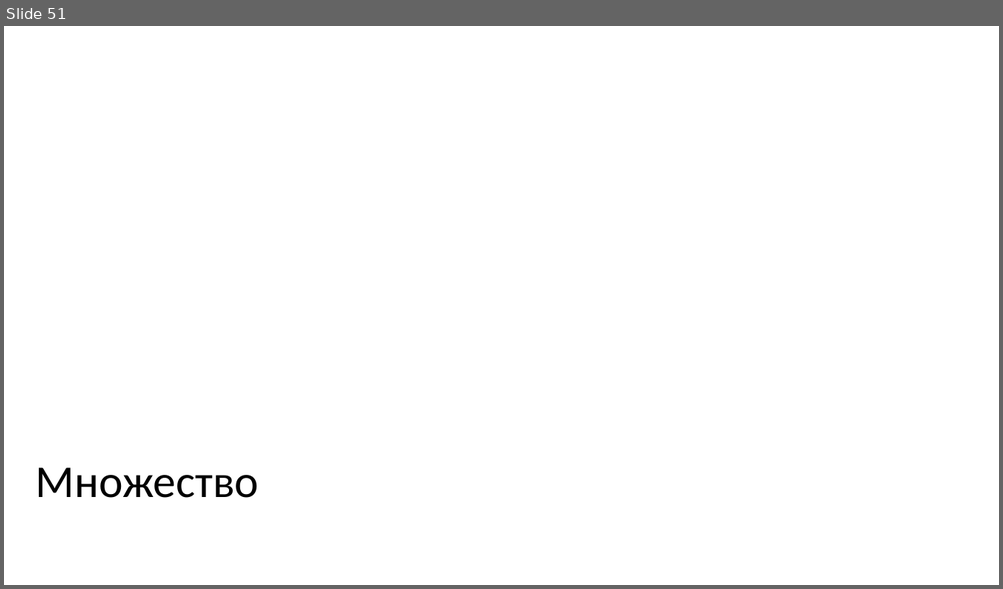
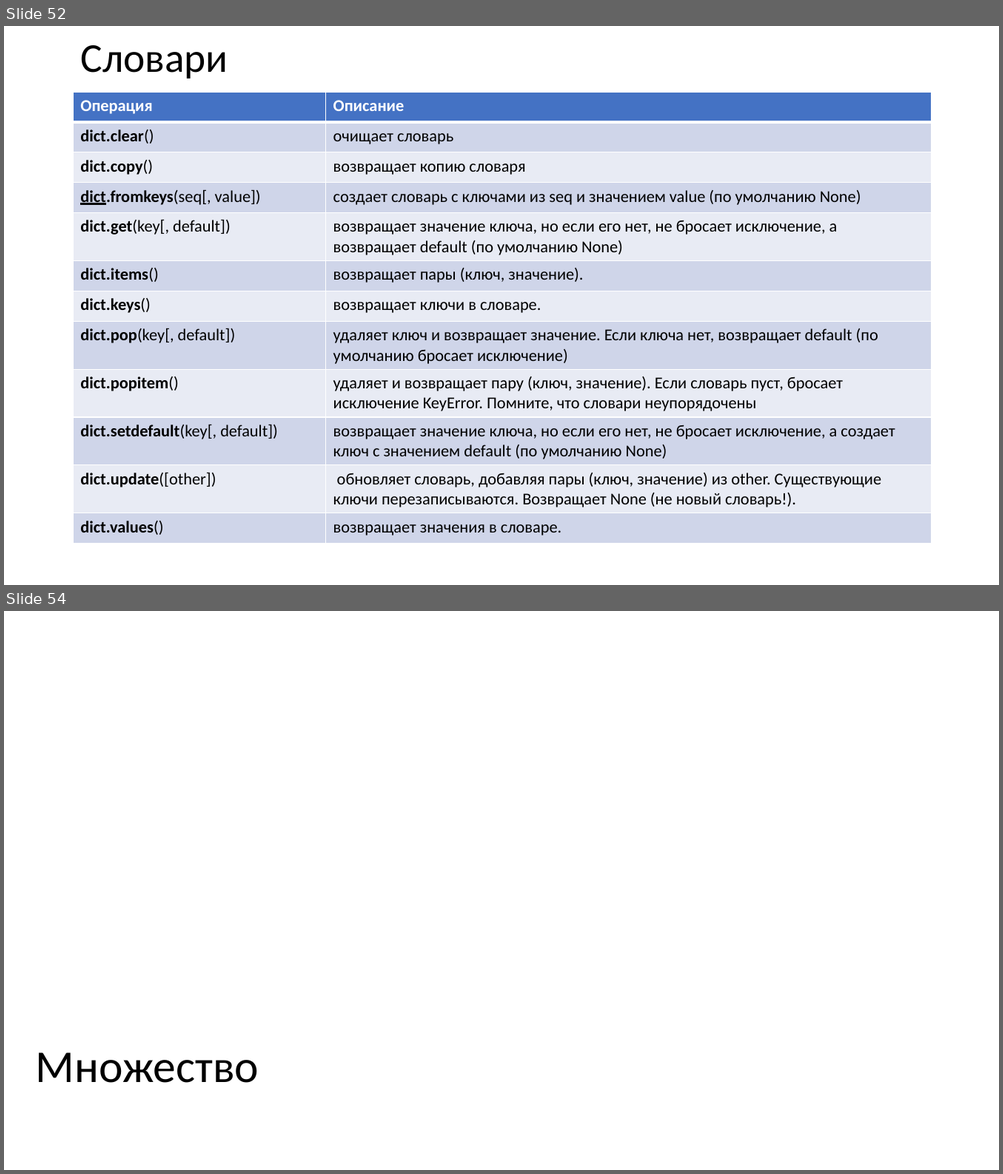
Before and after one commit to paveltsytovich/telegram-course, a slide deck: Presentation/Основы алгоритмизации и программирования.pptx. Shown one above the other, each under a label of ours: slide 51 before the commit, slides 52 and 54 after it; the slides between them are not shown. The pictures are 1003x589 and 1003x1174 pixels, drawn with LibreOffice and Linux fonts; fonts in the diff are those of the drawing. Boxes give left, top, right and bottom in pixels: in the first picture for what was removed or moved away, otherwise in the second. Text is boxed around its words. In the diff, an @@ line names an element or a change of style, - is before the commit and + after.

```diff
--- a/Presentation/Основы алгоритмизации и программирования.pptx
+++ b/Presentation/Основы алгоритмизации и программирования.pptx
@@ slide 52 added at (x1=4, y1=26, x2=999, y2=585), background #FFFFFF @@
@@ title added at (x1=80, y1=45, x2=227, y2=79), 39.6 pt, text #000000 @@
+Словари
@@ table added at (x1=74, y1=92, x2=931, y2=540), 12 rows, 2 columns @@
+Операция | Описание
+dict.clear() | очищает словарь
+dict.copy() | возвращает копию словаря
+dict.fromkeys(seq[, value]) | создает словарь с ключами из seq и значением value (по умолчанию None)
+dict.get(key[, default]) | возвращает значение ключа, но если его нет, не бросает исключение, а возвращает default (по умолчанию None)
+dict.items() | возвращает пары (ключ, значение).
+dict.keys() | возвращает ключи в словаре.
+dict.pop(key[, default]) | удаляет ключ и возвращает значение. Если ключа нет, возвращает default (по умолчанию бросает исключение)
+dict.popitem() | удаляет и возвращает пару (ключ, значение). Если словарь пуст, бросает исключение KeyError. Помните, что словари неупорядочены
+dict.setdefault(key[, default]) | возвращает значение ключа, но если его нет, не бросает исключение, а создает ключ с значением default (по умолчанию None)
+dict.update([other]) | обновляет словарь, добавляя пары (ключ, значение) из other. Существующие ключи перезаписываются. Возвращает None (не новый словарь!).
+dict.values() | возвращает значения в словаре.
@@ what was slide 51 is now slide 54 @@
```
Also in this commit, not shown: 6 other slides added.
